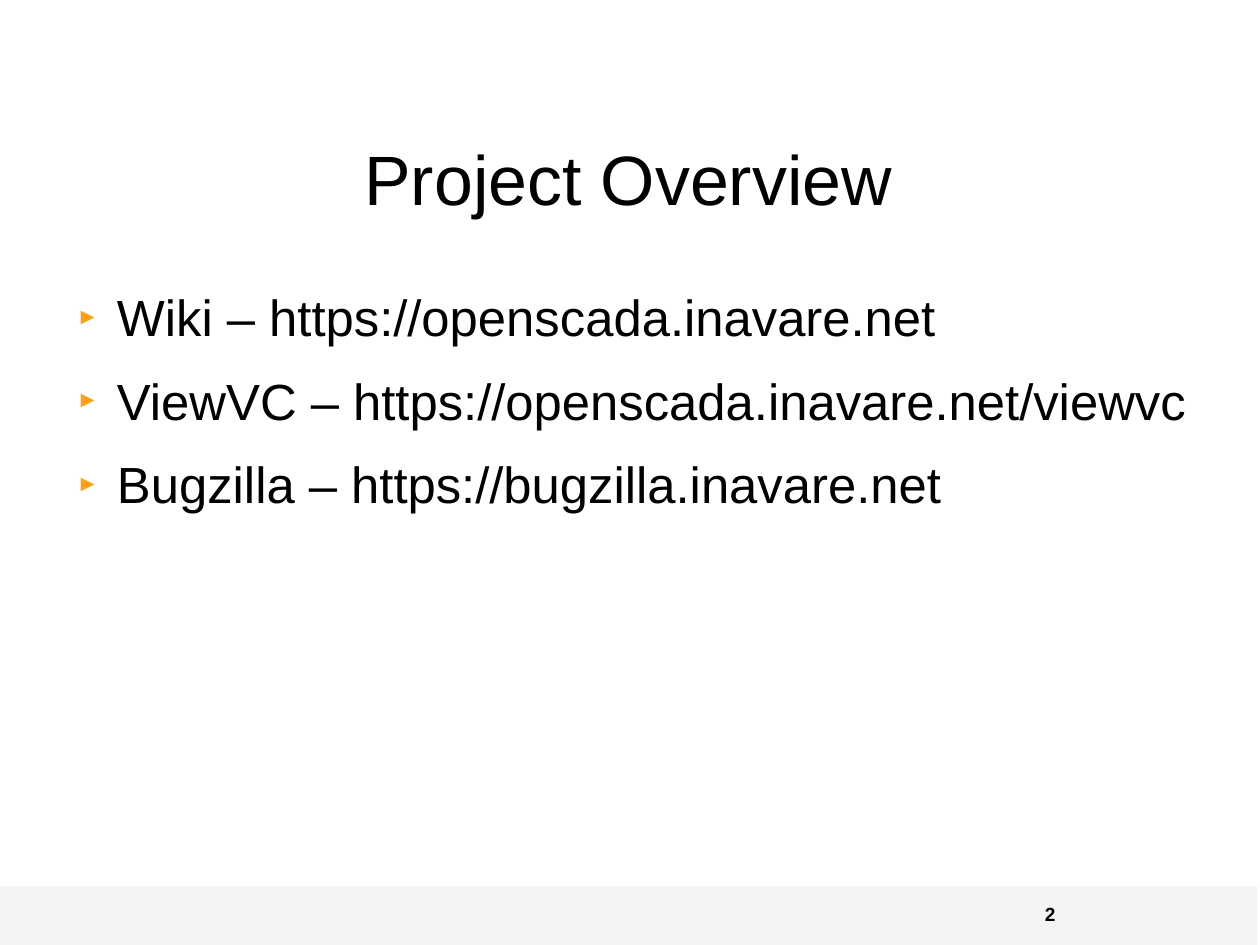
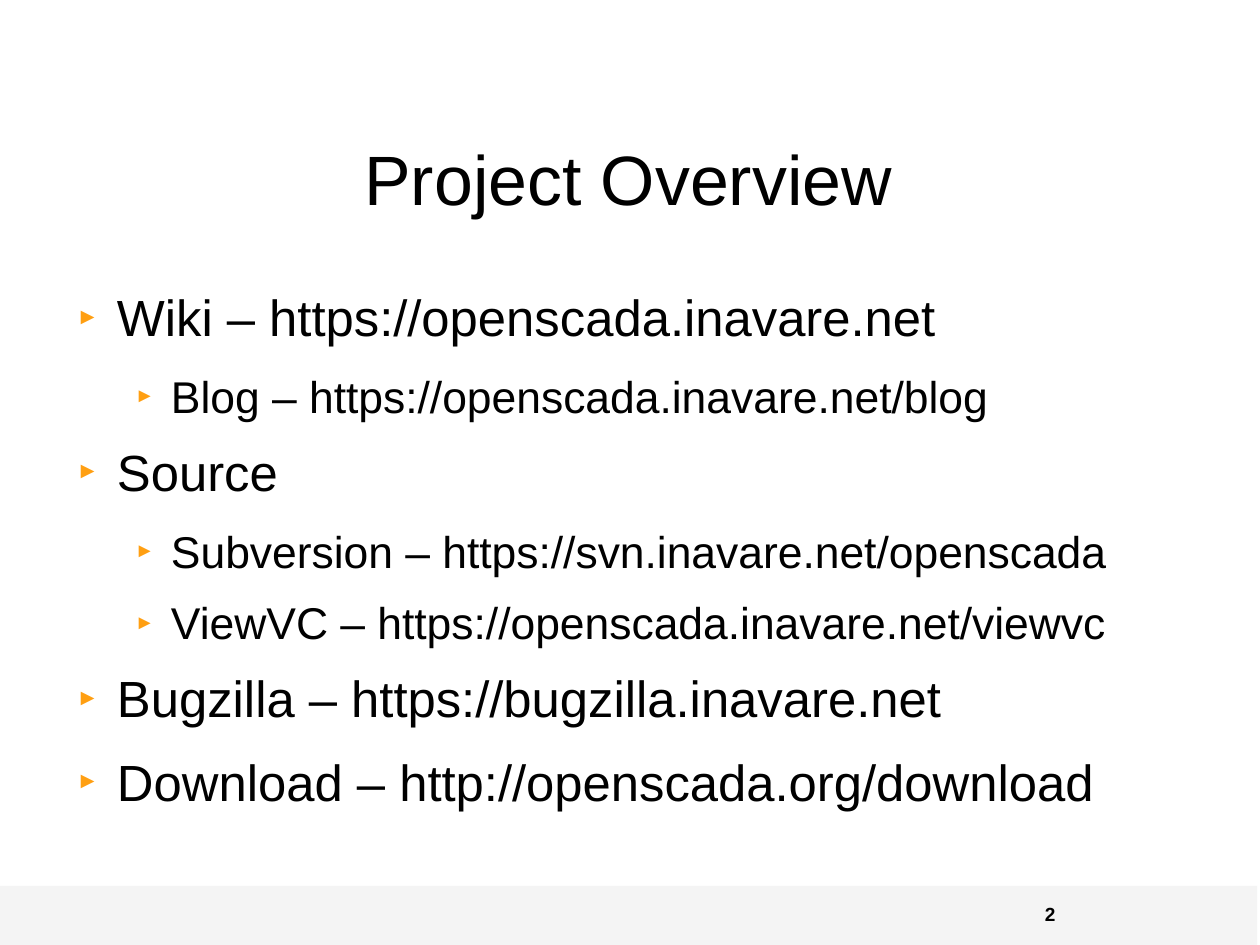
Before and after one commit to ctron/org.openscada.atlantis, a slide deck: slide 2 of documentation/project_overview.odp. Drawn at 1260x945 pixels with LibreOffice and Linux fonts; fonts in the diff are those of the drawing; background and template pictures are left out. Boxes give left, top, right and bottom in pixels: in the first picture for what was removed or moved away, otherwise in the second. Text is boxed around its words. In the diff, an @@ line names an element or a change of style, - is before the commit and + after.

```diff
--- a/documentation/project_overview.odp
+++ b/documentation/project_overview.odp
@@ text at (x1=117, y1=380, x2=1106, y2=577): paragraphs added @@
+  ► Blog – https://openscada.inavare.net/blog
+► Source
+  ► Subversion – https://svn.inavare.net/openscada
@@ text at (x1=171, y1=606, x2=1105, y2=649): size 32 to 28 pt in "ViewVC – https://openscada.inavare.net/viewvc"; list level 1 to 2 in "ViewVC – https://openscada.inavare.net/viewvc" @@
@@ text at (x1=117, y1=764, x2=1093, y2=811): paragraph added @@
+► Download – http://openscada.org/download
```
Also in this commit, not shown: 4 other slides changed, 1 slide added, 1 slide removed.
